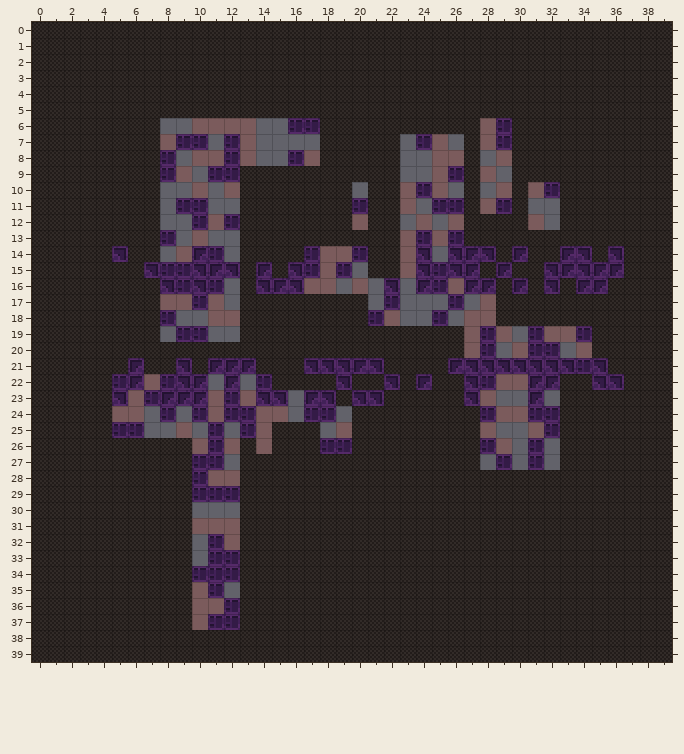
Tiled map (JSON), stored at src/maps/map001.json. The picture above was drawn from the file before the commit.
Cells are 8x8 px. Shown: x 0..39, y 0..39.
And afterwards:
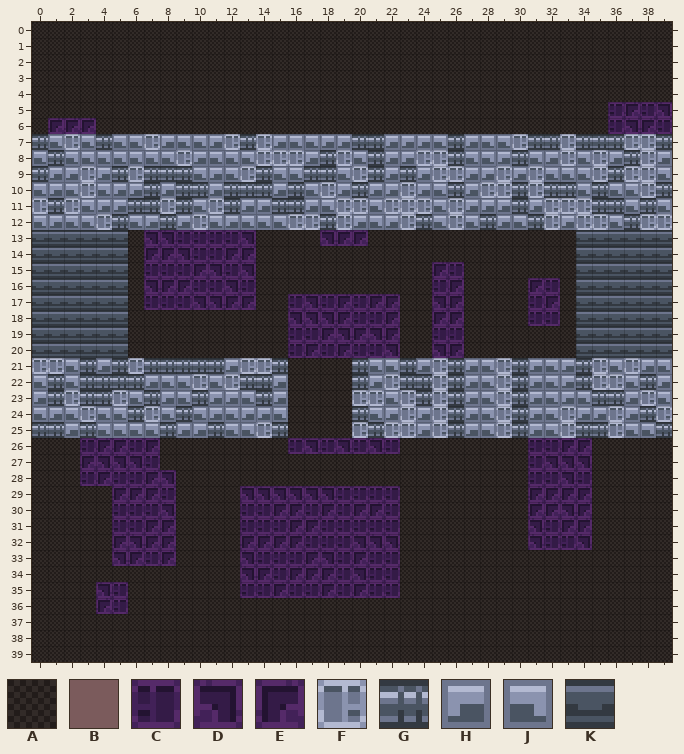
Key: from "tiles": A 0, B 2, C 3, D 4, E 5, F 128, G 129, H 130, J 131, K 133.
_ is an empty cell, # one hidden under a higher layer, . an unchanged one.
Tiles of an added or newly shown layer are drawn over the layers below it.
See-through tiles are keyed as they look on the map.
Changes in this commit:
--- layer "Map"
@@ x 0..39 @@
- 5 ....................................AAAA
- 6 .AAA....__BBBB__CC..........BC......AAAA
- 7 AAAAAAAABCC_CB____AAAAA_CB_ABCAAAAAAAAAA
- 8 AAAAAAAAC_BBCB__CBAAAAA__BBA_BAAAAAAAAAA
- 9 AAAAAAAACB_CCAAAAAAAAAA__BCAB_AAAAAAAAAA
-10 AAAAAAAA__B_BAAAAAAA_AABCB_A_BABCAAAAAAA
-11 AAAAAAAA_CC__AAAAAAACAAB_CCABCA__AAAAAAA
-12 AAAAAAAA__CBCAAAAAAABAA_B_BAAAAB_AAAAAAA
-13 .......AC_B__A....AAA..BCBC.............
-14 .......A_B.._A...CBBC..B__#.............
-15 .......#..##.A...CBC_..B#C_.............
-16 .......A#C_._A...BB_B_#__.B##..A#.......
-17 .......ABBCB_A..AAAAA_C___C_B..AA.......
-18 ........C__BB...AAAAA.B__C_BB..AA.......
-19 ........_CC__...AAAAAAA..AABCB_CBBC.....
-20 ................AAAAAAA..AABC_BCC_B.....
-21 AAAAAA#AA#A###AA....##AAAA####__##C#AAAA
-22 AAAAAC_BC___#_CA....AA#A#AA#CBB#_AA##AAA
-23 AAAAA#BC###BCB#__##.##AAAAA#B__#_AAAAAAA
-24 AAAAABB_C_CBCCBB_CC_AAAAAAAACBBCCAAAAAAA
-25 AAAAACC__B_C_CBA.._BAAAAAAAAB__BCAAAAAAA
-26 ...AAAAA..BCB.B.AA.CAAA.....CB_._AA.....
-27 ...AAAAA..CC_..............._C_._AA.....
-28 ...AAAAAA.CBB..................AAAA.....
-29 .....AAAA.CCCAAAAAAAAAA........AAAA.....
-30 .....AAAA.___AAAAAAAAAA........AAAA.....
-31 .....AAAA.BBBAAAAAAAAAA........AAAA.....
-32 .....AAAA._CBAAAAAAAAAA........AAAA.....
-33 .....AAAA._CCAAAAAAAAAA.................
-34 ..........CCCAAAAAAAAAA.................
-35 ....AA....BC_AAAAAAAAAA.................
-36 ....AA....BBC...........................
-37 ..........BCC...........................
+ 5 ....................................CECD
+ 6 .EEE....AAAAAAAAAA..........AA......CDEC
+ 7 GJFJGJJFHJJHFGFHJJHHGGHHHJGHJJFGGFGGGFFG
+ 8 JGJJJJJJJFHJJJFFFHGFJGHHFFGJJHGJHFJFHGFH
+ 9 GHHFHGFGGGJHJFGJJGGJFGHGHFFHHFHFJJJFGFFJ
+10 JHJFJHHGHGGHGGGHGJFHGHHFHJGHFFGFGGJGJJFG
+11 FGFJHHGGFGJFGHHGGHJFFJFFFJFHHHGHFFFGGJGJ
+12 JHJJFGJHGHFJHJJJFFGFHJHFGJFJGHJGFHFFJGFF
+13 .......DDCCCCD....DEE..AAAA.............
+14 .......EED..EE...AAAA..AAAA.............
+15 .......C..ED.D...AAAA..AAEC.............
+16 .......DEEC.DC...AAAAAAAA.EAA..EC.......
+17 .......CCCDDEE..CDCECEEAADEAA..CE.......
+18 ........AAAAA...DDDEC.EAAEEAA..CC.......
+19 ........AAAAA...CCEDEDE..CCAAAAAAA#.....
+20 ................CECECCD..DEAAAAAAA#.....
+21 FFJGHGFGGGGGHFFG....GJJGHFGHJFGHJHGFJFHJ
+22 JGJGGGGHJJFJFGGH....GHFGGFGHJFGHJHGFFJGH
+23 HGFGGFJGHJGHHJGHAAA.FFJFGFGHJFGHJHJGGHFJ
+24 JHJFJJGFJGJHJHHJAAAAGJHFHFGHJFGHJFHHFHGF
+25 GGHGJJJJGHHGJJFG..AAFGFFHFGHJFGHJFGGFJJG
+26 ...CEECE..AAA.A.CD.DCDC.....AAA.CEE.....
+27 ...EDDDC..AAA...............AAA.DDD.....
+28 ...CECCED.AAA..................CCDC.....
+29 .....EEEC.AAADDDDDDCCCC........EEEE.....
+30 .....CCCD.AAACCEECECEEC........EEDE.....
+31 .....CCEE.AAACCCEECCCCC........DCEE.....
+32 .....EDEE.AAAEEEECCCDDD........DCCD.....
+33 .....DECE.AAADCCCEDCECC.................
+34 ..........AAADECEEECDCC.................
+35 ....DC....AAACCECCECECC.................
+36 ....EC....AAA...........................
+37 ..........AAA...........................
--- layer "Flip"
@@ x 5..36 @@
-14 D....E.............D.DED.E..ED.D
-15 ..D..DED.E.D.......D.DE.E..DEDEE
-16 ...D.D...DED.....D.E..EE.E.D.EE.
+14 _...._............._.___._..__._
+15 .._..___._._......._.__._.._____
+16 ..._._...___....._._..__._._.__.
@@ x 5..36 @@
-21 .E..D.EEE...DDDED....EDDDDDDD.D.
-22 .E..DE.E......D..D.E..D...EE..DD
-23 D..EEE...DD.ED.DD.....D...E.....
+21 ._.._.___..._____....________._.
+22 ._..__._......_.._._.._...__..__
+23 _..___...__.__.__....._..._.....
--- layer "Foreground" (added)
@@ x 0..39 @@
-13 ______............................______
-14 ______............................______
-15 ______............................______
-16 ______............................______
-17 ______............................______
-18 ______............................______
-19 ______............................______
-20 ______............................______
+13 KKKKKK............................KKKKKK
+14 KKKKKK............................KKKKKK
+15 KKKKKK............................KKKKKK
+16 KKKKKK............................KKKKKK
+17 KKKKKK............................KKKKKK
+18 KKKKKK............................KKKKKK
+19 KKKKKK............................KKKKKK
+20 KKKKKK............................KKKKKK
Pixel boxes of the changes (left, top, right, bottom) in both pictures:
changed: (32, 102, 672, 630)
